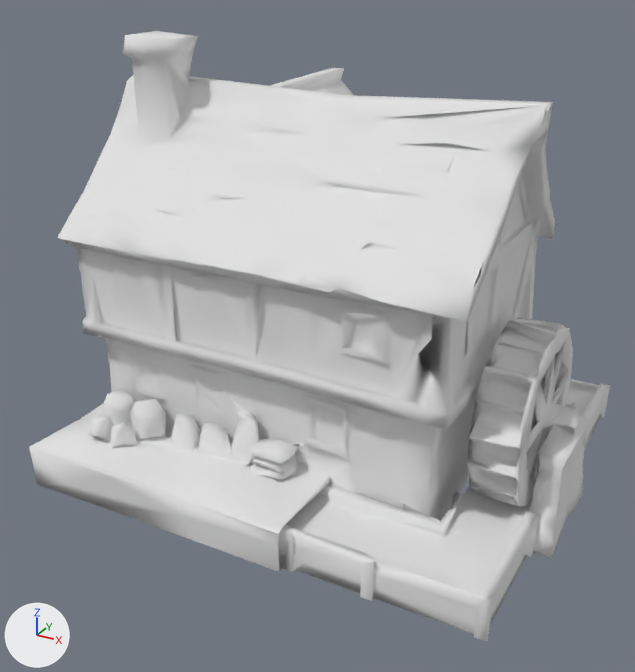
The glTF model assets/env/den-town/mill.glb: old version first, new version second.
One viewpoint serves both versions: a 50 mm camera at (0.755, -1.514, 0.581) aimed at (-0.031, -0.084, -0.134). Every picture has the same lights, and +X, +Y and +Z are marked at lower left. The first picture is the older version. Where no turn or scale is listed for an object, it has been applied to the vertices.

The older version as bpy lines, for what is in view:
```python
mat_millshell = principled_material('MillShell')
mat_millshell.base_color = (0.78, 0.78, 0.78)  # white #e5e5e5
mat_millshell.roughness = 0.85
me_tripo_mesh_c98661ad_4b1e_4bef_9582_8b44dfc37904 = bpy.data.meshes.new('tripo_mesh_c98661ad-4b1e-4bef-9582-8b44dfc37904')
me_tripo_mesh_c98661ad_4b1e_4bef_9582_8b44dfc37904.from_pydata(...)  # 2204 vertices, 4567 faces; spans x -0.5..0.5, y -0.445..0.445, z -0.431..0.431
me_tripo_mesh_c98661ad_4b1e_4bef_9582_8b44dfc37904.materials.append(mat_millshell)  # white #e5e5e5
ob_tripo_mesh_c98661ad_4b1e_4bef_9582_8b44dfc37904 = bpy.data.objects.new('tripo_mesh_c98661ad-4b1e-4bef-9582-8b44dfc37904', me_tripo_mesh_c98661ad_4b1e_4bef_9582_8b44dfc37904)
ob_tripo_mesh_c98661ad_4b1e_4bef_9582_8b44dfc37904.location = (0.0, 0.0, 0.0)
```
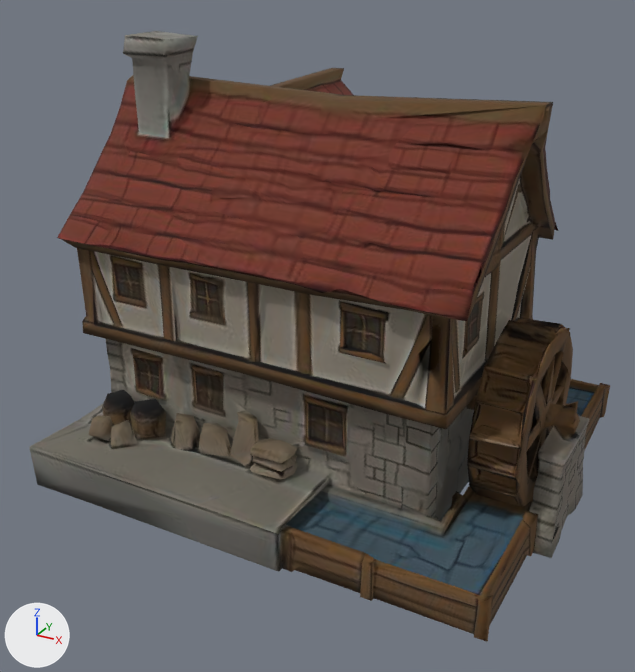
Changed parts and their boxes [x1, y1, x2, y2] in the pictures (635 x 672 px):
'tripo_mesh_c98661ad-4b1e-4bef-9582-8b44dfc37904', surface changed (darker)
    both: [29, 31, 610, 641]

The change, as a list of edits to the scene's bpy script:
```text
Add img_millshell_color:
    img_millshell_color = load_image('MillShell_color', '_unpacked/MillShell_color', 1024, 1024, 'sRGB')
Change mat_millshell:
    remove mat_millshell.base_color = (0.78, 0.78, 0.78)  # white #e5e5e5
    add mat_millshell.texture = img_millshell_color
    mat_millshell.roughness: 0.85 -> 1.0
```
